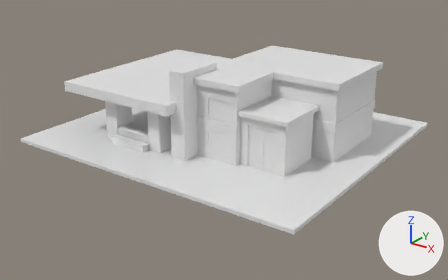
Two versions of the Blender file Designs/Blender Models/quote-banner.blend, one commit apart.
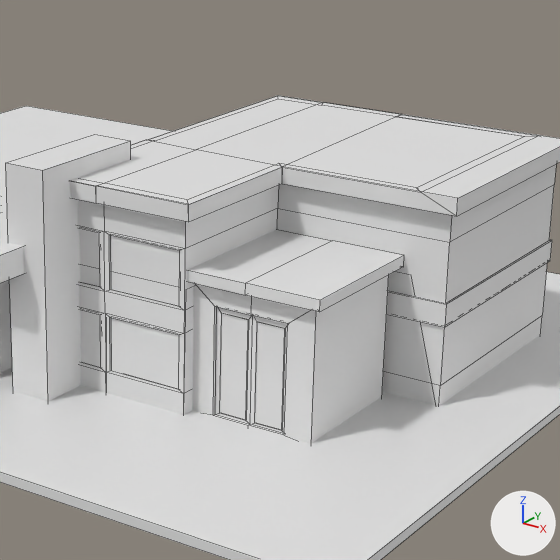
Each version is shown whole from a 50 mm lens placed at (14.42, -20.41, 9.43), pointed at (0.17, -0.74, -0.02), then close up on the part from 37% to 84% of the width and 3% to 79% of the height. Arrows for +X, +Y and +Z are at lower right; the lights stay in place. The close-ups show mesh edges as thin lines.

Names of what the first close-up shows: 'Base', 'Bld-1', 'Cube'.
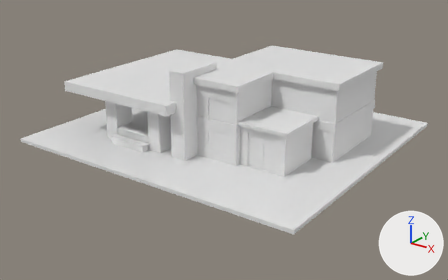
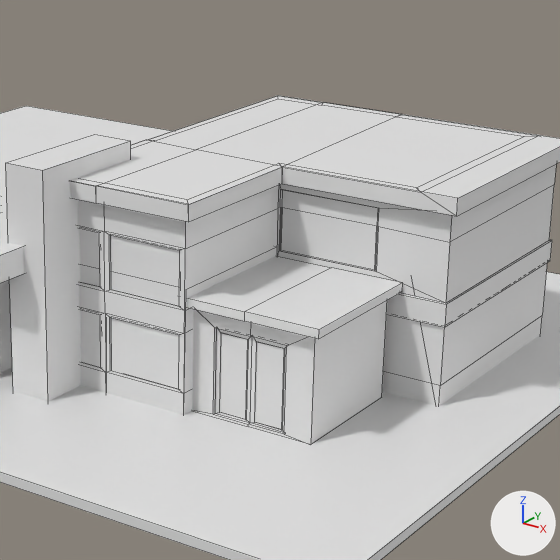
Where the change shows, as pixel boxes [x1, y1, x2, y2] in the close-ups (560 x 560 px):
part 1 of me_cube_001, built on: [187, 184, 452, 444] in both

Edits to the bpy script that builds the scene:
```text
Change me_cube_001:
    used by ob_bld_1; location = (2.36, 0.0, 1.0); scale = (2.21, 2.94, 1.0)
    remove me_cube_001.from_pydata(...)  # 254 vertices, 246 faces; spans x -1.13..1.32, y -1.27..1.06, z -1.0..2.55
    add me_cube_001.from_pydata(...)  # 272 vertices, 263 faces; spans x -1.13..1.32, y -1.27..1.06, z -1.0..2.55
    me_cube_001 part 1
    3 faces are deleted
    12 vertices in x -0.1..0.94, y -0.99..-0.21, z 1.1 move by (0.0, 0.0, -0.37)
    8 vertices in x 0.19..0.65, y -0.92, z -0.81 move by (0.0, 0.0, 0.01)
    8 vertices in x 0.19..0.65, y -0.92, z 0.67 move by (0.0, 0.0, -0.28)
    6 vertices in x 0.16..0.69, y -0.94..-0.92, z -0.85 move by (0.0, 0.0, 0.02)
    6 vertices in x 0.16..0.69, y -0.94..-0.92, z 0.77 move by (0.0, 0.0, -0.3)
    6 vertices in x -0.03..0.88, y -0.94..-0.26, z -0.9 move by (0.0, 0.0, 0.03)
    12 vertices move from x -0.1..1.0, y -0.99..1.0, z 0.79..2.27 to x -0.1..1.0, y -0.99..1.0, z 0.48..1.66
    18 vertices are added at x 0.02..0.75, y -0.21..-0.2, z 0.94..1.88
    20 new faces join them
```
